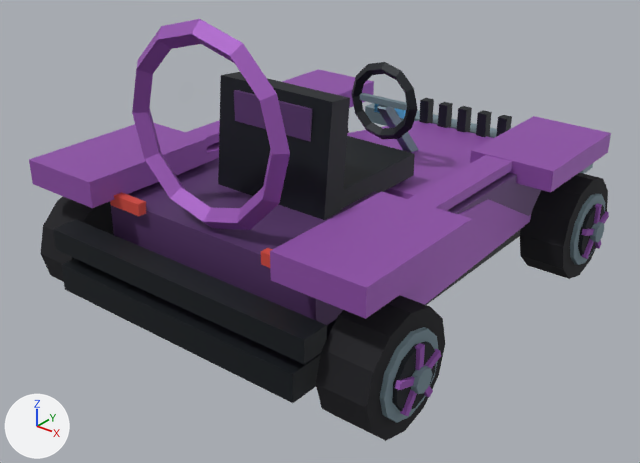
Two versions of the glTF model DLC/Stargate/assets/kart/stargate/sam-carter/kart.glb, one commit apart.
The view is the same before and after, from a 50 mm lens placed at (2.83, -3.7, 2.57), pointed at (-0.01, -0.16, 0.37). The lights are fixed; the arrows at lower left show +X, +Y and +Z. The older version comes first. Where no turn or scale is listed for an object, it has been applied to the vertices. Vertices at exactly the same position are counted once.

In view in the first picture: 'chassis', 'wheel-front-right', 'wheel-rear-left', 'wheel-rear-right'.
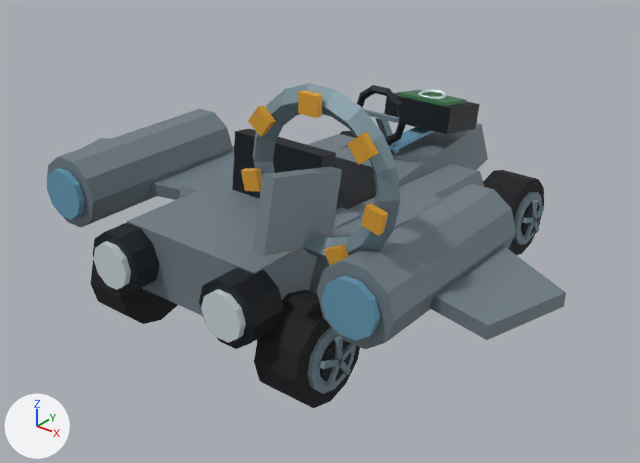
Where the change shows, as pixel boxes (x1, y1, x2, y2) in the pictures (640 x 463 px):
'chassis', deleted: before (29, 19, 611, 403)
'identity-starfighter-starfighter-flight-planform', added: after (81, 123, 566, 349)
'identity-starfighter-motif-engine-pods', added: after (47, 109, 516, 349)
'wheel-rear-right', reshaped, moved (18% narrower, 18% shorter): before (316, 295, 445, 441); after (254, 289, 360, 408)
'identity-starfighter-motif-gate-ring', added: after (241, 83, 401, 266)
'wheel-front-right', reshaped, moved: before (520, 173, 609, 279); after (483, 170, 544, 255)
'identity-starfighter-driver-cockpit', added: after (232, 85, 407, 209)
'wheel-rear-left', reshaped, moved: before (40, 197, 114, 282); after (91, 260, 178, 324)
'identity-starfighter-motif-scanner', added: after (384, 89, 480, 134)
'wheel-front-left', moved (not visible before): after (340, 131, 356, 138)
part 2 of me_wheel_front_right, added: after (521, 202, 540, 236)
part 3 of me_wheel_front_right, added: after (531, 200, 538, 220)
part 4 of me_wheel_front_right, rebuilt: before (520, 173, 608, 279); after (483, 170, 544, 255)
part 5 of me_wheel_front_right, cut back: before (570, 194, 609, 265); after (522, 205, 544, 240)
part 6 of me_wheel_rear_right, added: after (320, 340, 351, 382)
part 7 of me_wheel_rear_right, added: after (334, 336, 343, 361)
part 8 of me_wheel_rear_right, rebuilt (18% narrower, 18% shorter): before (316, 295, 445, 441); after (254, 289, 360, 408)
part 9 of me_wheel_rear_right, cut back: before (380, 327, 441, 423); after (319, 343, 356, 388)

Edits to the bpy script that builds the scene:
```text
Change me_wheel_rear_left:
    remove me_wheel_rear_left.from_pydata(...)  # 132 vertices, 228 faces; spans x -0.221..0.135, y -0.31..0.31, z -0.31..0.31
    add me_wheel_rear_left.from_pydata(...)  # 113 vertices, 196 faces; spans x -0.182..0.125, y -0.25..0.25, z -0.25..0.25
    me_wheel_rear_left part 1: the loose piece of 26 vertices spanning x -0.135..0.135, y -0.31..0.31, z -0.31..0.31 is rebuilt with 51 vertices and now spans x -0.149..0.125, y -0.25..0.25, z -0.25..0.25
    other edits to the shape of me_wheel_rear_left do not show in these pictures
Change me_wheel_front_right:
    remove me_wheel_front_right.from_pydata(...)  # 132 vertices, 228 faces; spans x -0.135..0.221, y -0.31..0.31, z -0.31..0.31
    add me_wheel_front_right.from_pydata(...)  # 113 vertices, 196 faces; spans x -0.125..0.182, y -0.25..0.25, z -0.25..0.25
    me_wheel_front_right part 2: a new loose piece, a 10-sided cylinder along x spanning x 0.14..0.166, y -0.107..0.107, z -0.112..0.113, in mat_wheel_vertex_colours
    me_wheel_front_right part 3: a new loose piece, a box spanning x 0.157..0.182, y -0.015..0.015, z 0.0..0.125, in mat_wheel_vertex_colours
    me_wheel_front_right part 4: the loose piece of 26 vertices spanning x -0.135..0.135, y -0.31..0.31, z -0.31..0.31 is rebuilt with 51 vertices and now spans x -0.125..0.149, y -0.25..0.25, z -0.25..0.25
    me_wheel_front_right part 5: 106 vertices removed from x 0.133..0.221, y -0.217..0.217, z -0.217..0.217; 32 vertices added at x 0.157..0.182, y -0.124..0.124, z -0.11..0.053
Change me_wheel_rear_right:
    remove me_wheel_rear_right.from_pydata(...)  # 132 vertices, 228 faces; spans x -0.135..0.221, y -0.31..0.31, z -0.31..0.31
    add me_wheel_rear_right.from_pydata(...)  # 113 vertices, 196 faces; spans x -0.125..0.182, y -0.25..0.25, z -0.25..0.25
    me_wheel_rear_right part 6: a new loose piece, a 10-sided cylinder along x spanning x 0.14..0.166, y -0.107..0.107, z -0.112..0.113, in mat_wheel_vertex_colours
    me_wheel_rear_right part 7: a new loose piece, a box spanning x 0.157..0.182, y -0.015..0.015, z 0.0..0.125, in mat_wheel_vertex_colours
    me_wheel_rear_right part 8: the loose piece of 26 vertices spanning x -0.135..0.135, y -0.31..0.31, z -0.31..0.31 is rebuilt with 51 vertices and now spans x -0.125..0.149, y -0.25..0.25, z -0.25..0.25
    me_wheel_rear_right part 9: 106 vertices removed from x 0.133..0.221, y -0.217..0.217, z -0.217..0.217; 32 vertices added at x 0.157..0.182, y -0.124..0.124, z -0.11..0.053
Remove ob_chassis:
    ob_chassis = bpy.data.objects.new('chassis', me_chassis)
Change ob_wheel_front_left:
    ob_wheel_front_left.location: (-0.98, 0.94, 0.31) -> (-0.59, 0.98, 0.25)
Change ob_wheel_rear_left:
    ob_wheel_rear_left.location: (-0.98, -0.94, 0.31) -> (-0.59, -0.98, 0.25)
Change ob_wheel_front_right:
    ob_wheel_front_right.location: (0.98, 0.94, 0.31) -> (0.59, 0.98, 0.25)
Change ob_wheel_rear_right:
    ob_wheel_rear_right.location: (0.98, -0.94, 0.31) -> (0.59, -0.98, 0.25)
Add ob_identity_starfighter_motif_gate_ring:
    ob_identity_starfighter_motif_gate_ring = bpy.data.objects.new('identity-starfighter-motif-gate-ring', me_identity_starfighter_motif_gate_ring)  # 128 vertices, 228 faces; spans x 0.25..1.05, y -1.058..-0.9, z 0.736..1.524
    ob_identity_starfighter_motif_gate_ring.location = (0.0, 0.0, 0.0)
Add ob_identity_starfighter_motif_scanner:
    ob_identity_starfighter_motif_scanner = bpy.data.objects.new('identity-starfighter-motif-scanner', me_identity_starfighter_motif_scanner)  # 56 vertices, 104 faces; spans x -0.235..0.235, y 0.779..1.161, z 0.681..0.914
    ob_identity_starfighter_motif_scanner.location = (0.0, 0.0, 0.0)
Add ob_identity_starfighter_motif_engine_pods:
    ob_identity_starfighter_motif_engine_pods = bpy.data.objects.new('identity-starfighter-motif-engine-pods', me_identity_starfighter_motif_engine_pods)  # 88 vertices, 160 faces; spans x -1.15..1.15, y -1.17..-0.08, z 0.49..0.87
    ob_identity_starfighter_motif_engine_pods.location = (0.0, 0.0, 0.0)
Add ob_identity_starfighter_driver_cockpit:
    ob_identity_starfighter_driver_cockpit = bpy.data.objects.new('identity-starfighter-driver-cockpit', me_identity_starfighter_driver_cockpit)  # 80 vertices, 140 faces; spans x -0.3..0.3, y -0.557..0.679, z 0.459..1.086
    ob_identity_starfighter_driver_cockpit.location = (0.0, 0.0, 0.0)
Add ob_identity_starfighter_starfighter_flight_planform:
    ob_identity_starfighter_starfighter_flight_planform = bpy.data.objects.new('identity-starfighter-starfighter-flight-planform', me_identity_starfighter_starfighter_flight_planform)  # 156 vertices, 264 faces; spans x -1.57..1.57, y -1.34..1.65, z 0.28..1.18
    ob_identity_starfighter_starfighter_flight_planform.location = (0.0, 0.0, 0.0)
```
